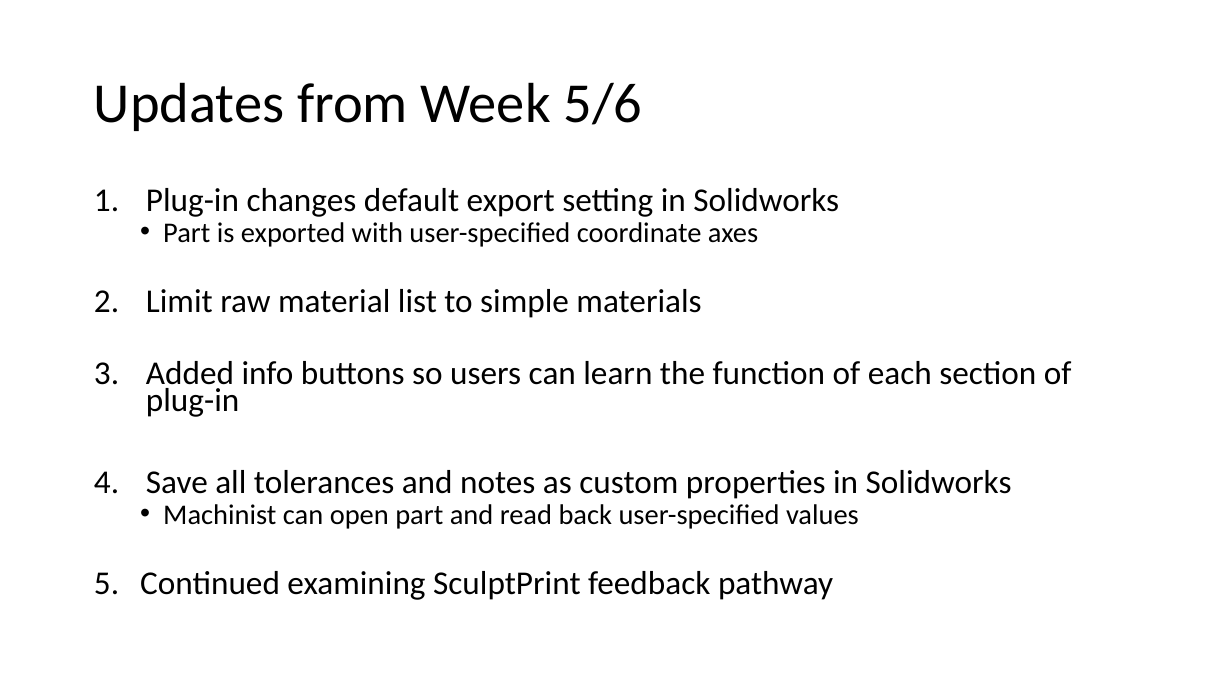
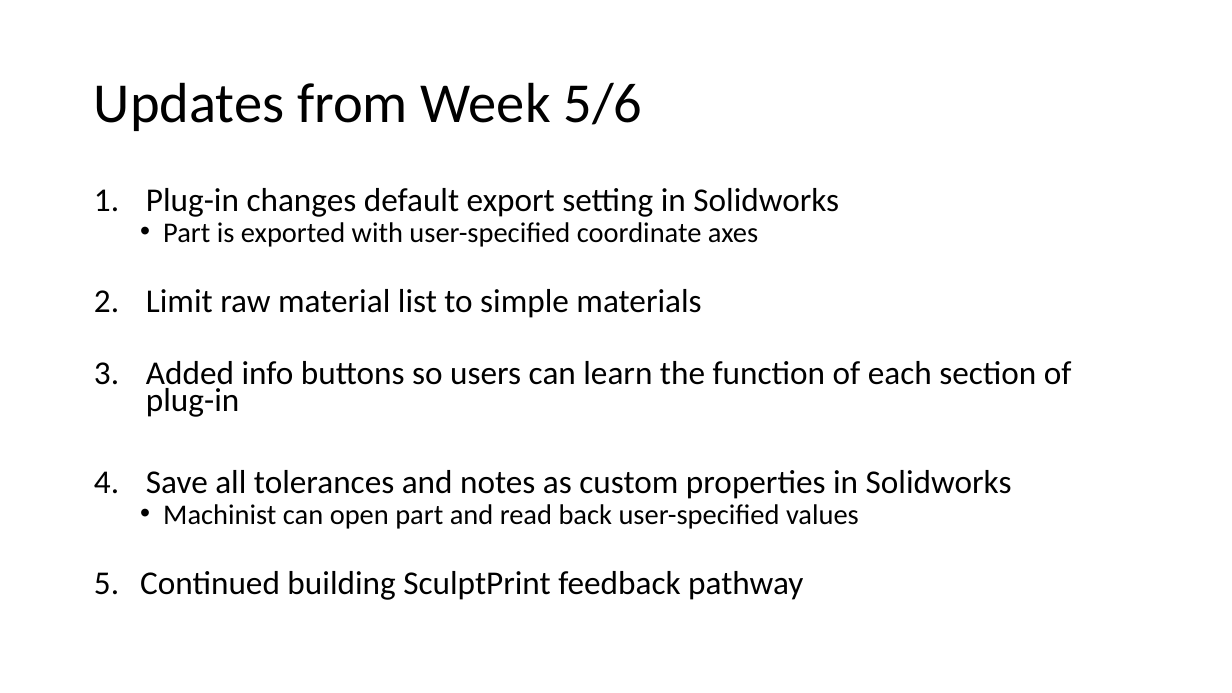
Before and after one commit to amarellapudi/Solidworks-DFM-PlugIn, a slide deck: slide 2 of Weekly Updates/Week5.pptx. Drawn at 1232x693 pixels with LibreOffice and Linux fonts; fonts in the diff are those of the drawing. Boxes give left, top, right and bottom in pixels: in the first picture for what was removed or moved away, otherwise in the second. Text is boxed around its words. In the diff, an @@ line names an element or a change of style, - is before the commit and + after.

Commit message:
Week 5/6 Concluded
PPT uploaded and ready for presentation Monday 10am

```diff
--- a/Weekly Updates/Week5.pptx
+++ b/Weekly Updates/Week5.pptx
@@ text at (x1=140, y1=571, x2=803, y2=600): text changed @@
-5. Continued examining SculptPrint feedback pathway
+5. Continued building SculptPrint feedback pathway
```
Also in this commit, not shown: 1 other slide changed, 1 slide added, 13 other files.
